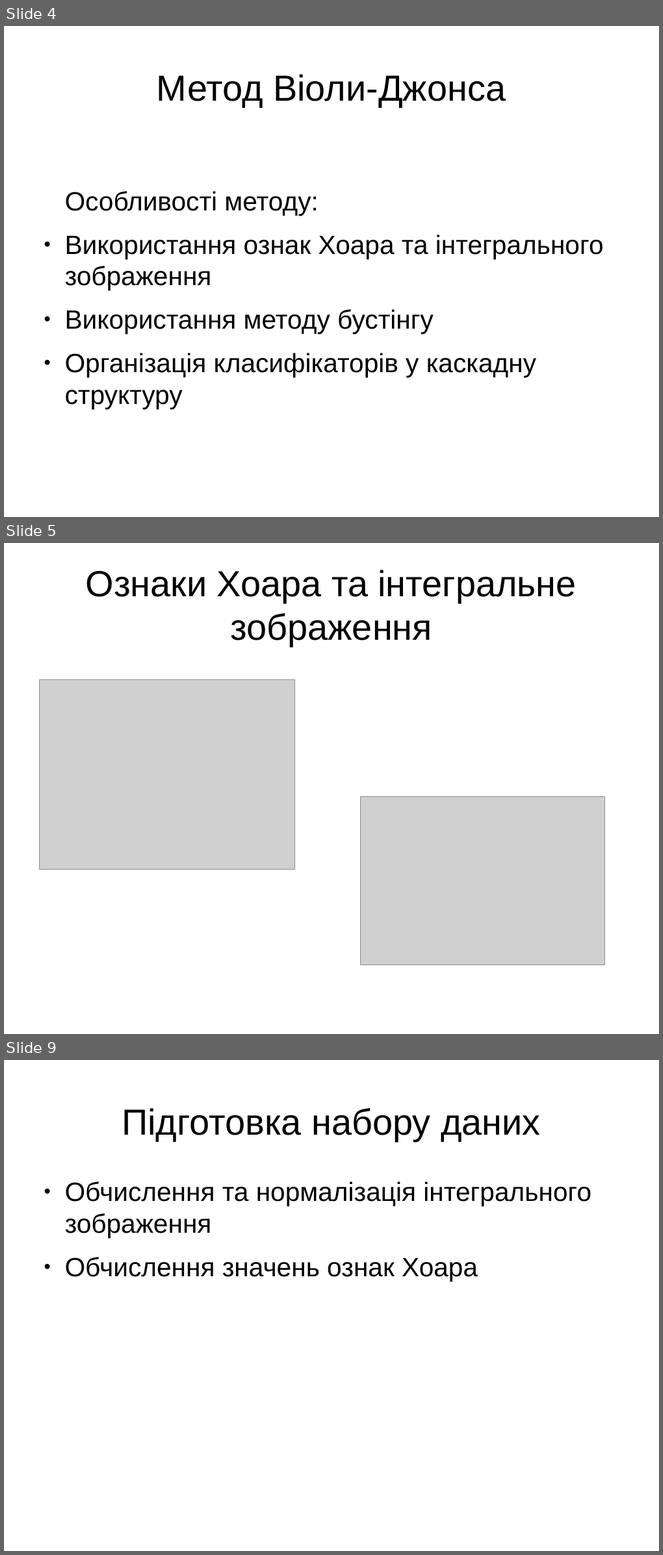
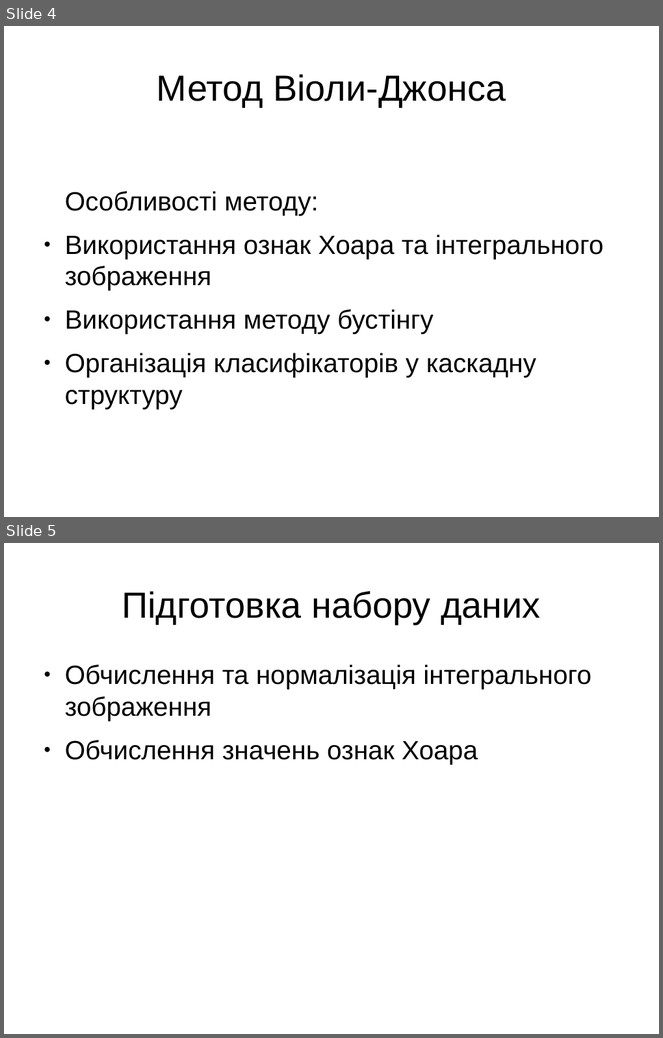
Before and after one commit to FaceDetect/gpu-face-detection, a slide deck: doc/presentation.odp. Shown one above the other, each under a label of ours: slides 4, 5 and 9 before the commit, slides 4 and 5 after it; the slides between them are not shown. The pictures are 663x1555 and 663x1038 pixels, drawn with LibreOffice and Linux fonts; fonts in the diff are those of the drawing; grey boxes stand for pictures. Boxes give left, top, right and bottom in pixels: in the first picture for what was removed or moved away, otherwise in the second. Text is boxed around its words. In the diff, an @@ line names an element or a change of style, - is before the commit and + after.

```diff
--- a/doc/presentation.odp
+++ b/doc/presentation.odp
@@ slide 5 removed at (x1=4, y1=543, x2=659, y2=1034), background #FFFFFF @@
@@ title removed at (x1=86, y1=570, x2=577, y2=646) @@
-Ознаки Хоара та інтегральне зображення
@@ picture removed at (x1=40, y1=679, x2=295, y2=870) @@
@@ picture removed at (x1=361, y1=797, x2=605, y2=965) @@
@@ what was slide 9 is now slide 5 @@
```
Also in this commit, not shown: 7 other slides removed, 2 other files.
